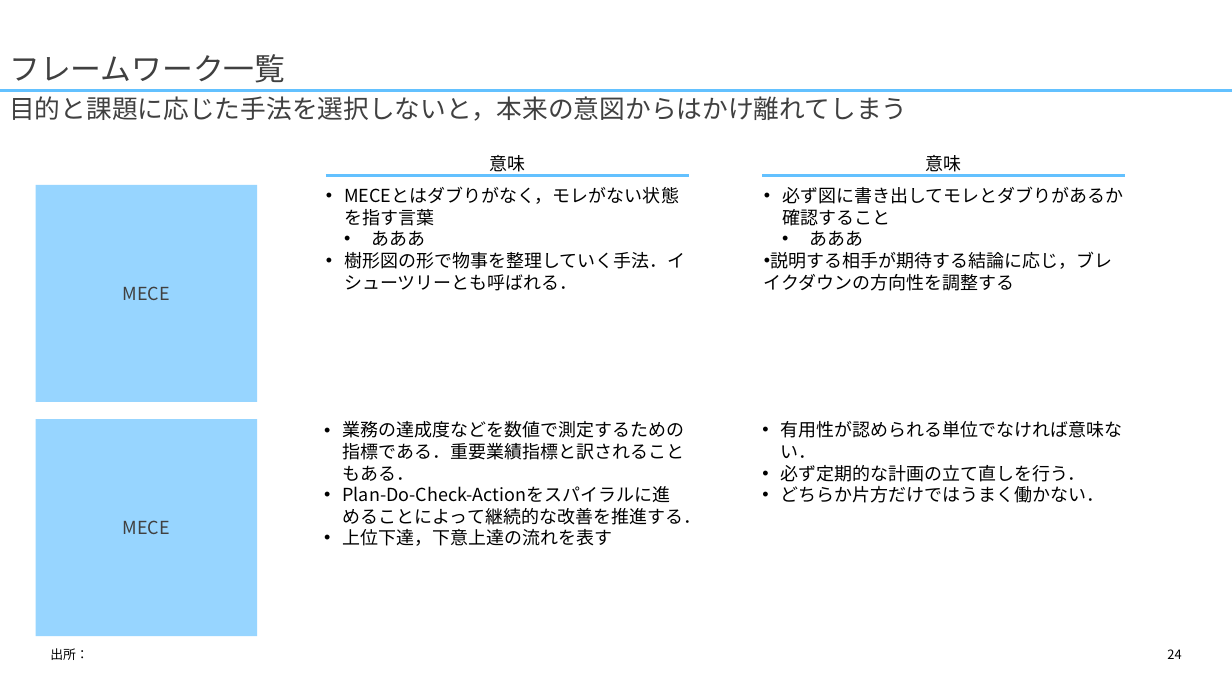
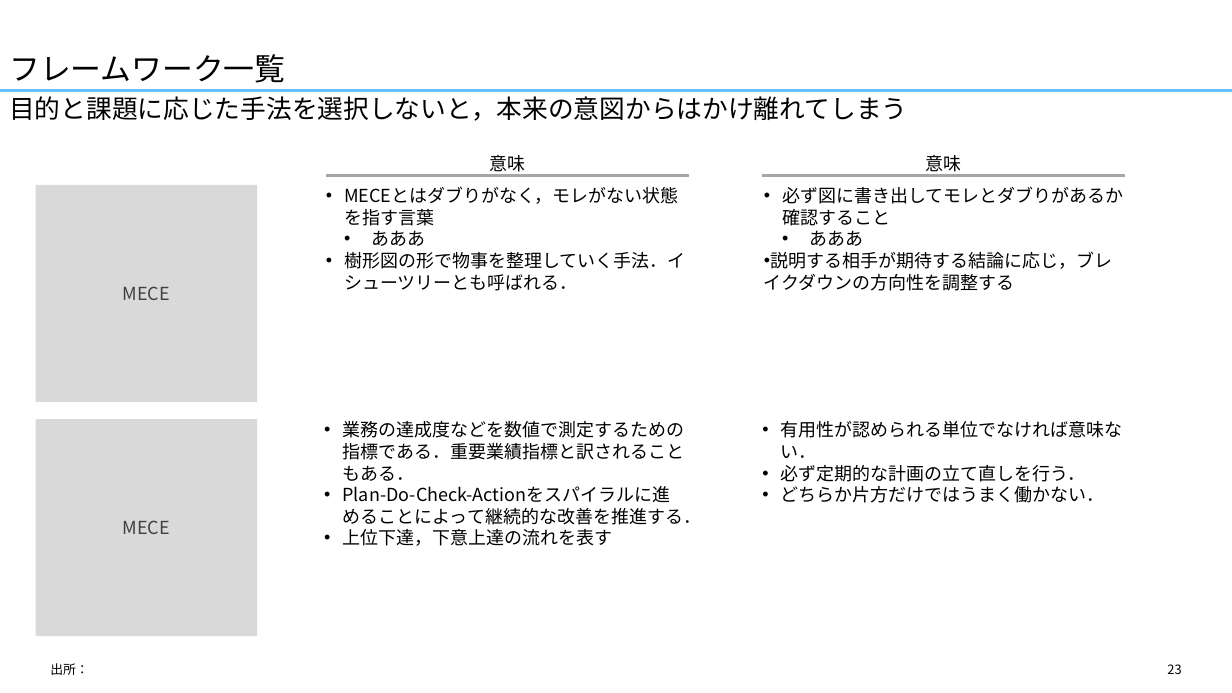
Before and after one commit to yuzucha16/dotfiles, a slide deck: slide 23 of office/Blank.potx (slide 24 before the commit). Drawn at 1232x693 pixels with LibreOffice and Linux fonts; fonts in the diff are those of the drawing. Boxes give left, top, right and bottom in pixels: in the first picture for what was removed or moved away, otherwise in the second. Text is boxed around its words. In the diff, an @@ line names an element or a change of style, - is before the commit and + after.

```diff
--- a/office/Blank.potx
+++ b/office/Blank.potx
@@ title "フレームワーク一覧" at (9,54,285,83): text colour #404040 to #000000 @@
@@ text "目的と課題に応じた手法を選択しないと，本来の意図からはかけ離れてしまう" at (9,96,907,121): text colour #404040 to #000000 @@
@@ line (326, 176) - (689, 176): stroke #63C1FF 2.25 pt to #A6A6A6 2.25 pt @@
@@ line (762, 176) - (1126, 176): stroke #63C1FF 2.25 pt to #A6A6A6 2.25 pt @@
@@ rectangle "MECE" at (35,185,257,402): fill #97D5FF to #D9D9D9 @@
@@ rectangle "MECE" at (35,419,257,636): fill #97D5FF to #D9D9D9 @@
@@ text "出所：": place and size @@
-text "出所：" at (50,648,88,660)
+text "出所：" at (50,663,88,675)
@@ page number at (1167,664,1181,674): text changed @@
-24
+23
```
Also in this commit, not shown: 24 other slides changed, 4 slides added.
